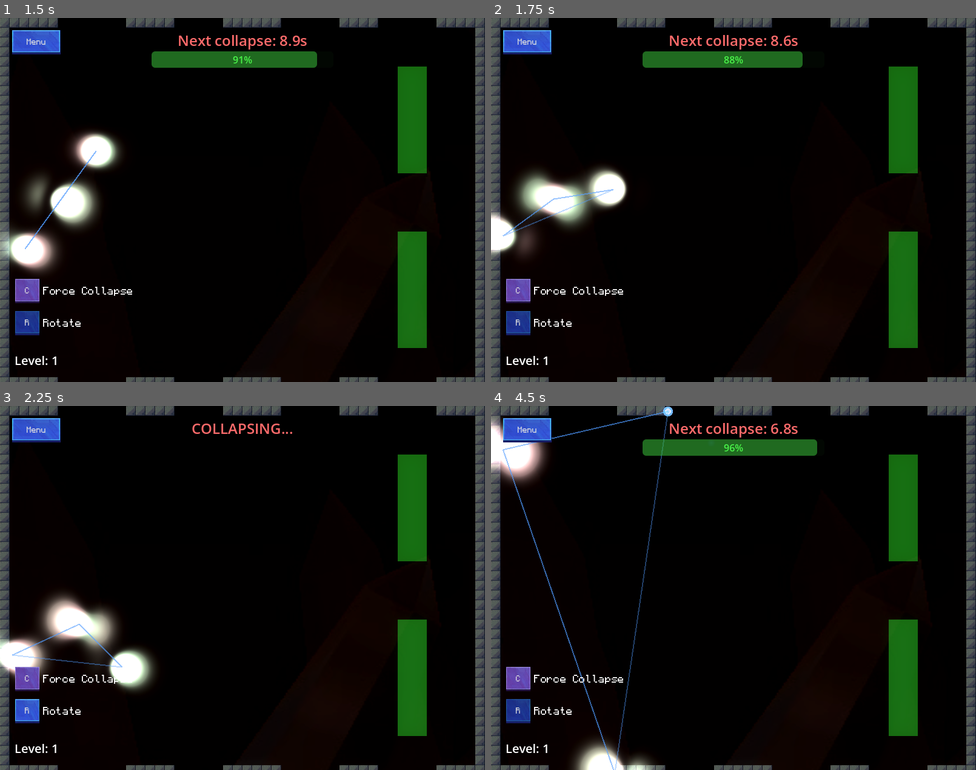
Above: before the commit, frames 1-4 (two rows, left to right).
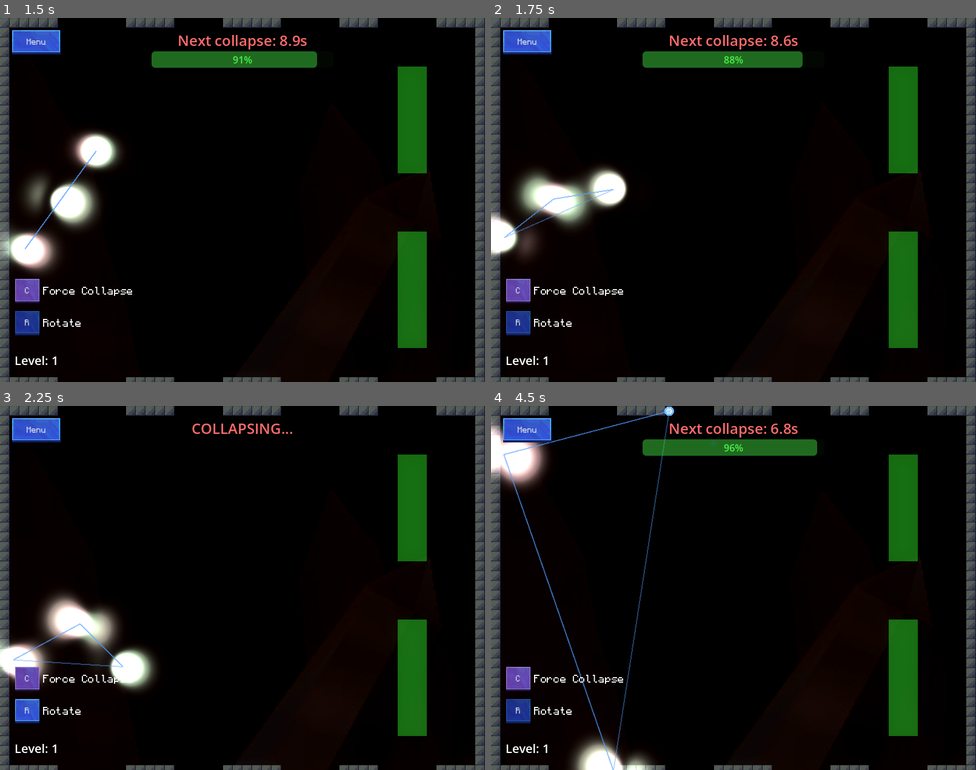
Above: after the commit, the same moments.

Repository: magnoint13/brinqo-2026
Game: Godot game, scene res://ui/MainMenu.tscn
The game is run twice, just before and just after one commit, with the same random seed, the same clock (stepped at 60 frames per second) and the same inputs. Sound files missing from this copy of the repository are replaced by a short silence.
Inputs:
- Up to frame 1 (1.5 s): click "Start" at 0.5 s; hold D from 1.28 s (still down); hold R from 1.28 s (still down)
- Up to frame 2 (1.75 s): keep holding D; keep holding R
- Up to frame 3 (2.25 s): release D at 2.03 s; release R at 2.03 s; hold Down from 2.03 s (still down); tap C at 2.1 s
- Up to frame 4 (4.5 s): release Down at 2.78 s; hold D 2.78-3.53 s; hold R 2.78-3.53 s; hold Up 3.53-4.28 s; tap C at 3.6 s; hold A from 4.28 s (still down); hold R from 4.28 s (still down)

Frame 1 is identical in both runs. In frame 2, 0.4% of the frame differs, in the area x 0-28%, y 43-66%; in frame 3, 0.9%; in frame 4, 1.8%, in the area x 0-44%, y 0-100%.

Commit message:
Removed yellow square + ring + circle around survivor

Diff:
--- a/scenes/particle.tscn
+++ b/scenes/particle.tscn
@@ -1,9 +1,8 @@
 [gd_scene format=3 uid="uid://particle001"]
 
-[ext_resource type="Script" uid="uid://c8jkv17tnw8dl" path="res://scripts/particle.gd" id="1_particle"]
+[ext_resource type="Script" uid="uid://bqfxbb6j4vdv6" path="res://scripts/particle.gd" id="1_particle"]
 
-[sub_resource type="CircleShape2D" id="CircleShape2D_1"]
-radius = 8.0
+[sub_resource type="CircleShape2D" id="CircleShape2D_jw3tu"]
 
 [sub_resource type="Gradient" id="Gradient_glow"]
 colors = PackedColorArray(1, 1, 1, 1, 1, 1, 1, 0)
@@ -44,7 +43,7 @@
 script = ExtResource("1_particle")
 
 [node name="CollisionShape2D" type="CollisionShape2D" parent="." unique_id=2141312755]
-shape = SubResource("CircleShape2D_1")
+shape = SubResource("CircleShape2D_jw3tu")
 
 [node name="GlowLight" type="PointLight2D" parent="." unique_id=1095724612]
 energy = 0.24
@@ -56,7 +55,7 @@
 lifetime = 0.3
 process_material = SubResource("ParticleProcessMaterial_trail")
 
-[node name="CollapsedTimer" type="Timer" parent="."]
+[node name="CollapsedTimer" type="Timer" parent="." unique_id=755585025]
 wait_time = 2.0
 one_shot = true
 
--- a/scripts/main.gd
+++ b/scripts/main.gd
@@ -239,8 +239,6 @@
 	if not is_instance_valid(particle):
 		return
 
-	VFXSpawner.spawn_stabilize(particle.global_position)
-
 	particle.set_fade(1.0)
 	particle.scale = Vector2(1.0, 1.0)
 
